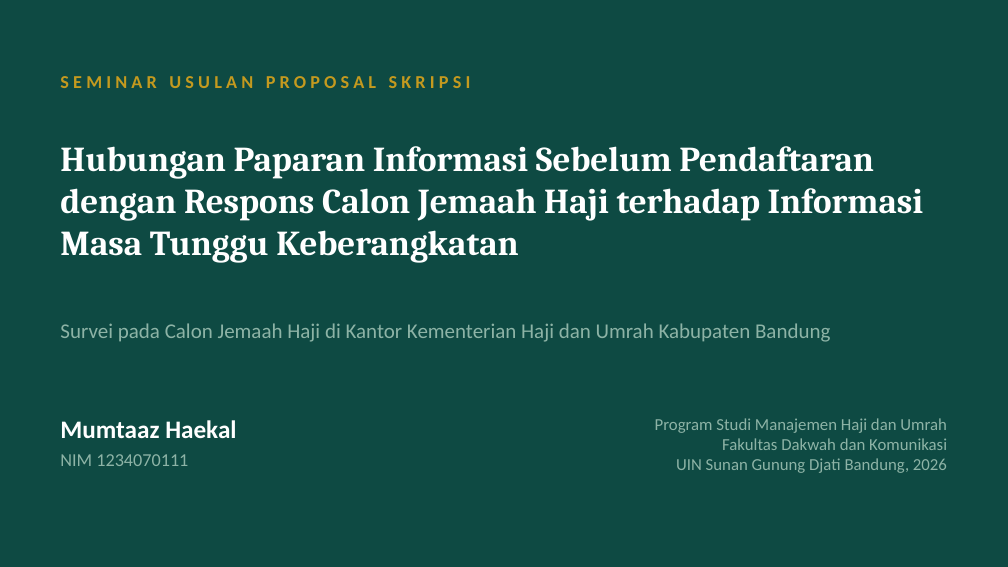
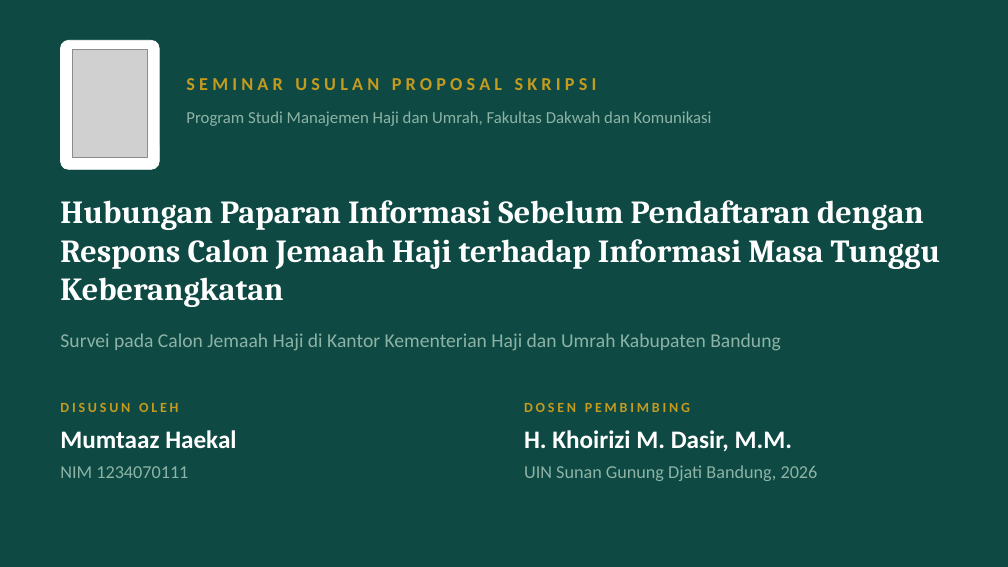
Before and after one commit to haikalmumtaz111-cyber/SEMPRO-TO-SKRIPSI, a slide deck: slide 1 of tema-2/output/presentasi-sempro.pptx. Drawn at 1008x567 pixels with LibreOffice and Linux fonts; fonts in the diff are those of the drawing; grey boxes stand for pictures. Boxes give left, top, right and bottom in pixels: in the first picture for what was removed or moved away, otherwise in the second. Text is boxed around its words. In the diff, an @@ line names an element or a change of style, - is before the commit and + after.

```diff
--- a/tema-2/output/presentasi-sempro.pptx
+++ b/tema-2/output/presentasi-sempro.pptx
@@ rounded rectangle added at (x1=60, y1=40, x2=159, y2=169), fill #FFFFFF, outline #FFFFFF 0.5 pt @@
@@ picture added at (x1=72, y1=49, x2=147, y2=157) @@
@@ text "SEMINAR USULAN PROPOSAL SKRIPSI" moved from (x1=60, y1=76, x2=471, y2=88) to (x1=186, y1=78, x2=597, y2=90) @@
@@ text added at (x1=186, y1=111, x2=712, y2=126), 12 pt, text #8DB3A6 @@
+Program Studi Manajemen Haji dan Umrah, Fakultas Dakwah dan Komunikasi
@@ title "Hubungan Paparan Informasi Sebelum Pendaftaran ..." moved from (x1=60, y1=146, x2=923, y2=263) to (x1=60, y1=200, x2=940, y2=307) @@
@@ title "Hubungan Paparan Informasi Sebelum Pendaftaran ..." at (x1=60, y1=200, x2=940, y2=307): size 25 to 23 pt @@
@@ text "Survei pada Calon Jemaah Haji ..." moved from (x1=60, y1=323, x2=830, y2=342) to (x1=60, y1=333, x2=780, y2=351) @@
@@ text "Survei pada Calon Jemaah Haji ..." at (x1=60, y1=333, x2=780, y2=351): size 15 to 14 pt @@
@@ text added at (x1=60, y1=403, x2=178, y2=412), 10 pt, text #C49A1F, bold @@
+DISUSUN OLEH
@@ text added at (x1=524, y1=403, x2=690, y2=412), 10 pt, text #C49A1F, bold @@
+DOSEN PEMBIMBING
@@ text at (x1=655, y1=418, x2=947, y2=450): paragraphs removed @@
-Program Studi Manajemen Haji dan Umrah
-Fakultas Dakwah dan Komunikasi
@@ text "Mumtaaz Haekal" moved from (x1=60, y1=420, x2=236, y2=438) to (x1=60, y1=430, x2=236, y2=448) @@
@@ text added at (x1=524, y1=430, x2=792, y2=452), 18 pt, text #FFFFFF, bold @@
+H. Khoirizi M. Dasir, M.M.
@@ text "NIM 1234070111" moved from (x1=60, y1=454, x2=188, y2=466) to (x1=60, y1=466, x2=188, y2=478) @@
@@ text "UIN Sunan Gunung Djati Bandung, ..." moved from (x1=655, y1=418, x2=947, y2=473) to (x1=524, y1=465, x2=818, y2=481) @@
@@ text "UIN Sunan Gunung Djati Bandung, ..." at (x1=524, y1=465, x2=818, y2=481): size 12 to 13 pt; alignment right to left @@
```
Also in this commit, not shown: 3 other files.
